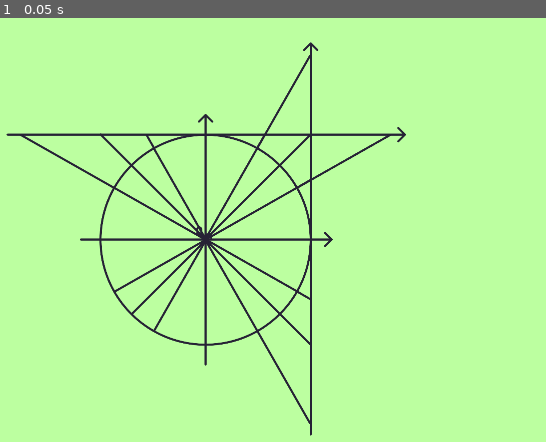
Above: before the commit, frame 1.
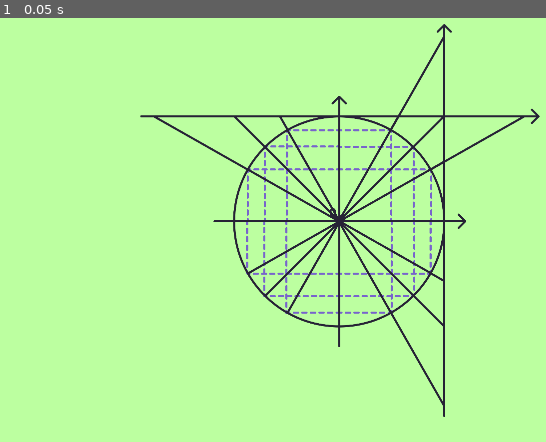
Above: after the commit, the same moment.

Repository: ellitomiko/tanga
Game: Godot game, scene res://scenes/SecondMode/second_mode.tscn
Two runs of this game, one before a commit and one after it. Both use one fixed random seed, a clock stepped at 60 frames per second and the inputs below. This scene is started directly instead of the project's main scene. The engine's default icon, where the game draws it, is replaced by a stand-in: a white triangle on a blue panel in a dark square.
Inputs:
- Up to frame 1 (0.05 s): no input

The runs differ from the first frame. In frame 1, 8.8% of the frame differs, in the area x 1-99%, y 1-99%.

Commit message:
тест изменений

Diff:
--- a/scenes/SecondMode/second_mode.tscn
+++ b/scenes/SecondMode/second_mode.tscn
@@ -62,364 +62,358 @@
 layout_mode = 2
 texture_normal = ExtResource("1_5hgqv")
 
-[node name="Objects" type="Node2D" parent="." unique_id=2042816511]
-position = Vector2(141, 250)
+[node name="ObjectsCircle" type="Node2D" parent="." unique_id=2042816511]
+position = Vector2(462, 206)
 scale = Vector2(0.5, 0.5)
-
-[node name="Outline" type="Node2D" parent="Objects" unique_id=1426074019]
+metadata/_edit_group_ = true
+
+[node name="Outline" type="Node2D" parent="ObjectsCircle" unique_id=1426074019]
 position = Vector2(801, 658)
 
-[node name="Links" type="Node2D" parent="Objects/Outline" unique_id=1626890630]
-visible = false
-
-[node name="Link30" type="Sprite2D" parent="Objects/Outline/Links" unique_id=1340056831]
+[node name="Links" type="Node2D" parent="ObjectsCircle/Outline" unique_id=1626890630]
+
+[node name="Link30" type="Sprite2D" parent="ObjectsCircle/Outline/Links" unique_id=1340056831]
 position = Vector2(220, -126)
 texture = ExtResource("3_38o57")
 
-[node name="Link45" type="Sprite2D" parent="Objects/Outline/Links" unique_id=1245269930]
+[node name="Link45" type="Sprite2D" parent="ObjectsCircle/Outline/Links" unique_id=1245269930]
 position = Vector2(176, -180)
 texture = ExtResource("4_i3k4g")
 
-[node name="Link60" type="Sprite2D" parent="Objects/Outline/Links" unique_id=2055606451]
+[node name="Link60" type="Sprite2D" parent="ObjectsCircle/Outline/Links" unique_id=2055606451]
 position = Vector2(122, -222)
 texture = ExtResource("5_ujg3q")
 
-[node name="Link120" type="Sprite2D" parent="Objects/Outline/Links" unique_id=1365005526]
+[node name="Link120" type="Sprite2D" parent="ObjectsCircle/Outline/Links" unique_id=1365005526]
 position = Vector2(-129, -222)
 texture = ExtResource("5_ujg3q")
 flip_h = true
 
-[node name="Link135" type="Sprite2D" parent="Objects/Outline/Links" unique_id=1528014319]
+[node name="Link135" type="Sprite2D" parent="ObjectsCircle/Outline/Links" unique_id=1528014319]
 position = Vector2(-182, -182)
 texture = ExtResource("4_i3k4g")
 flip_h = true
 
-[node name="Link150" type="Sprite2D" parent="Objects/Outline/Links" unique_id=2043903988]
+[node name="Link150" type="Sprite2D" parent="ObjectsCircle/Outline/Links" unique_id=2043903988]
 position = Vector2(-224, -126)
 texture = ExtResource("3_38o57")
 flip_h = true
 
-[node name="Link210" type="Sprite2D" parent="Objects/Outline/Links" unique_id=99087385]
+[node name="Link210" type="Sprite2D" parent="ObjectsCircle/Outline/Links" unique_id=99087385]
 position = Vector2(-226.5, 128)
 texture = ExtResource("3_38o57")
 flip_h = true
 flip_v = true
 
-[node name="Link225" type="Sprite2D" parent="Objects/Outline/Links" unique_id=2137000065]
+[node name="Link225" type="Sprite2D" parent="ObjectsCircle/Outline/Links" unique_id=2137000065]
 position = Vector2(-184.5, 181)
 texture = ExtResource("4_i3k4g")
 flip_h = true
 flip_v = true
 
-[node name="Link240" type="Sprite2D" parent="Objects/Outline/Links" unique_id=1415658142]
+[node name="Link240" type="Sprite2D" parent="ObjectsCircle/Outline/Links" unique_id=1415658142]
 position = Vector2(-131.5, 222)
 texture = ExtResource("5_ujg3q")
 flip_h = true
 flip_v = true
 
-[node name="Link300" type="Sprite2D" parent="Objects/Outline/Links" unique_id=620244957]
+[node name="Link300" type="Sprite2D" parent="ObjectsCircle/Outline/Links" unique_id=620244957]
 position = Vector2(123, 222)
 texture = ExtResource("5_ujg3q")
 flip_v = true
 
-[node name="Link315" type="Sprite2D" parent="Objects/Outline/Links" unique_id=474325238]
+[node name="Link315" type="Sprite2D" parent="ObjectsCircle/Outline/Links" unique_id=474325238]
 position = Vector2(179, 181)
 texture = ExtResource("4_i3k4g")
 flip_v = true
 
-[node name="Link330" type="Sprite2D" parent="Objects/Outline/Links" unique_id=1043544136]
+[node name="Link330" type="Sprite2D" parent="ObjectsCircle/Outline/Links" unique_id=1043544136]
 position = Vector2(216, 128)
 texture = ExtResource("3_38o57")
 flip_v = true
 
-[node name="TgctgAxis" type="Sprite2D" parent="Objects/Outline" unique_id=1906414626]
+[node name="TgctgAxis" type="Sprite2D" parent="ObjectsCircle/Outline" unique_id=1906414626]
 position = Vector2(0, -4)
 texture = ExtResource("6_53ctk")
 
-[node name="Circle" type="Sprite2D" parent="Objects/Outline" unique_id=1121911207]
+[node name="Circle" type="Sprite2D" parent="ObjectsCircle/Outline" unique_id=1121911207]
 texture = ExtResource("7_dnmx4")
 
-[node name="Quater1Lines" type="Sprite2D" parent="Objects/Outline" unique_id=1669811109]
+[node name="Quater1Lines" type="Sprite2D" parent="ObjectsCircle/Outline" unique_id=1669811109]
 position = Vector2(214, -219)
 texture = ExtResource("8_2byp0")
 
-[node name="Quater2Lines" type="Sprite2D" parent="Objects/Outline" unique_id=1690069079]
+[node name="Quater2Lines" type="Sprite2D" parent="ObjectsCircle/Outline" unique_id=1690069079]
 position = Vector2(-222, -219)
 texture = ExtResource("8_2byp0")
 flip_h = true
 
-[node name="Quater3Lines" type="Sprite2D" parent="Objects/Outline" unique_id=1799942445]
+[node name="Quater3Lines" type="Sprite2D" parent="ObjectsCircle/Outline" unique_id=1799942445]
 position = Vector2(-222, 220)
 texture = ExtResource("8_2byp0")
 flip_h = true
 flip_v = true
 
-[node name="Quater4Lines" type="Sprite2D" parent="Objects/Outline" unique_id=1343024026]
+[node name="Quater4Lines" type="Sprite2D" parent="ObjectsCircle/Outline" unique_id=1343024026]
 position = Vector2(214, 217)
 texture = ExtResource("8_2byp0")
 flip_v = true
 
-[node name="TgConnector1" type="Sprite2D" parent="Objects/Outline" unique_id=786491310]
+[node name="TgConnector1" type="Sprite2D" parent="ObjectsCircle/Outline" unique_id=786491310]
 position = Vector2(660, -377)
 texture = ExtResource("9_uml81")
 
-[node name="TgConnector-1" type="Sprite2D" parent="Objects/Outline" unique_id=298217855]
+[node name="TgConnector-1" type="Sprite2D" parent="ObjectsCircle/Outline" unique_id=298217855]
 position = Vector2(-668, -377)
 texture = ExtResource("9_uml81")
 flip_h = true
 
-[node name="TgConnector-2" type="Sprite2D" parent="Objects/Outline" unique_id=1444965811]
+[node name="TgConnector-2" type="Sprite2D" parent="ObjectsCircle/Outline" unique_id=1444965811]
 position = Vector2(-434, -432)
 texture = ExtResource("10_2pjt2")
 flip_h = true
 
-[node name="TgConnector3" type="Sprite2D" parent="Objects/Outline" unique_id=392498367]
+[node name="TgConnector3" type="Sprite2D" parent="ObjectsCircle/Outline" unique_id=392498367]
 position = Vector2(262, -471)
 texture = ExtResource("11_7t2b2")
 
-[node name="TgConnector-3" type="Sprite2D" parent="Objects/Outline" unique_id=622321589]
+[node name="TgConnector-3" type="Sprite2D" parent="ObjectsCircle/Outline" unique_id=622321589]
 position = Vector2(-269, -471)
 texture = ExtResource("11_7t2b2")
 flip_h = true
 
-[node name="CtgConnector1" type="Sprite2D" parent="Objects/Outline" unique_id=1168544260]
+[node name="CtgConnector1" type="Sprite2D" parent="ObjectsCircle/Outline" unique_id=1168544260]
 position = Vector2(373, -665)
 texture = ExtResource("12_juuw0")
 
-[node name="CtgConnector-1" type="Sprite2D" parent="Objects/Outline" unique_id=909819640]
+[node name="CtgConnector-1" type="Sprite2D" parent="ObjectsCircle/Outline" unique_id=909819640]
 position = Vector2(373, 663)
 texture = ExtResource("12_juuw0")
 flip_v = true
 
-[node name="CtgConnector3" type="Sprite2D" parent="Objects/Outline" unique_id=520865403]
+[node name="CtgConnector3" type="Sprite2D" parent="ObjectsCircle/Outline" unique_id=520865403]
 position = Vector2(471, -270)
 texture = ExtResource("13_ersj0")
 
-[node name="CtgConnector-2" type="Sprite2D" parent="Objects/Outline" unique_id=423225412]
+[node name="CtgConnector-2" type="Sprite2D" parent="ObjectsCircle/Outline" unique_id=423225412]
 position = Vector2(428, 432)
 texture = ExtResource("10_2pjt2")
 flip_v = true
 
-[node name="CtgConnector-3" type="Sprite2D" parent="Objects/Outline" unique_id=1489259115]
+[node name="CtgConnector-3" type="Sprite2D" parent="ObjectsCircle/Outline" unique_id=1489259115]
 position = Vector2(471, 269)
 texture = ExtResource("13_ersj0")
 flip_v = true
 
-[node name="CtgTgConnector2" type="Sprite2D" parent="Objects/Outline" unique_id=20458850]
+[node name="CtgTgConnector2" type="Sprite2D" parent="ObjectsCircle/Outline" unique_id=20458850]
 position = Vector2(428, -433)
 texture = ExtResource("10_2pjt2")
 
-[node name="Answers" type="Node2D" parent="Objects" unique_id=45698603]
-
-[node name="0" type="Node2D" parent="Objects/Answers" unique_id=1363186230]
+[node name="Answers" type="Node2D" parent="ObjectsCircle" unique_id=45698603]
 visible = false
 
-[node name="Answer0_tg" type="Sprite2D" parent="Objects/Answers/0" unique_id=1642509534]
+[node name="0" type="Node2D" parent="ObjectsCircle/Answers" unique_id=1363186230]
+
+[node name="Answer0_tg" type="Sprite2D" parent="ObjectsCircle/Answers/0" unique_id=1642509534]
 position = Vector2(798, 158)
 texture = ExtResource("14_ee6yn")
 
-[node name="Answer0" type="Sprite2D" parent="Objects/Answers/0" unique_id=72386642]
+[node name="Answer0" type="Sprite2D" parent="ObjectsCircle/Answers/0" unique_id=72386642]
 position = Vector2(798, 655)
 texture = ExtResource("14_ee6yn")
 
-[node name="Answer0_ctg" type="Sprite2D" parent="Objects/Answers/0" unique_id=587354029]
+[node name="Answer0_ctg" type="Sprite2D" parent="ObjectsCircle/Answers/0" unique_id=587354029]
 position = Vector2(1301, 658)
 texture = ExtResource("14_ee6yn")
 
-[node name="1" type="Node2D" parent="Objects/Answers" unique_id=82028043]
-visible = false
-
-[node name="Answer1_sin_90" type="Sprite2D" parent="Objects/Answers/1" unique_id=1824806486]
+[node name="1" type="Node2D" parent="ObjectsCircle/Answers" unique_id=82028043]
+
+[node name="Answer1_sin_90" type="Sprite2D" parent="ObjectsCircle/Answers/1" unique_id=1824806486]
 position = Vector2(799, 404)
 texture = ExtResource("15_cobwy")
 
-[node name="Answer1_cos_0" type="Sprite2D" parent="Objects/Answers/1" unique_id=1470736073]
+[node name="Answer1_cos_0" type="Sprite2D" parent="ObjectsCircle/Answers/1" unique_id=1470736073]
 position = Vector2(1051, 657)
 rotation = 1.5707964
 texture = ExtResource("15_cobwy")
 
-[node name="Answer1_tg_45" type="Sprite2D" parent="Objects/Answers/1" unique_id=104547381]
+[node name="Answer1_tg_45" type="Sprite2D" parent="ObjectsCircle/Answers/1" unique_id=104547381]
 position = Vector2(1303, 404)
 texture = ExtResource("15_cobwy")
 
-[node name="Answer1_ctg_45" type="Sprite2D" parent="Objects/Answers/1" unique_id=2002344283]
+[node name="Answer1_ctg_45" type="Sprite2D" parent="ObjectsCircle/Answers/1" unique_id=2002344283]
 position = Vector2(1051, 151)
 rotation = 1.5707964
 texture = ExtResource("15_cobwy")
 
-[node name="Answer-1_sin_270" type="Sprite2D" parent="Objects/Answers/1" unique_id=1346556374]
+[node name="Answer-1_sin_270" type="Sprite2D" parent="ObjectsCircle/Answers/1" unique_id=1346556374]
 position = Vector2(799, 912)
 texture = ExtResource("15_cobwy")
 
-[node name="Answer-1_cos_180" type="Sprite2D" parent="Objects/Answers/1" unique_id=609105861]
+[node name="Answer-1_cos_180" type="Sprite2D" parent="ObjectsCircle/Answers/1" unique_id=609105861]
 position = Vector2(546, 657)
 rotation = 1.5707964
 texture = ExtResource("15_cobwy")
 
-[node name="Answer-1_tg_315" type="Sprite2D" parent="Objects/Answers/1" unique_id=288678748]
+[node name="Answer-1_tg_315" type="Sprite2D" parent="ObjectsCircle/Answers/1" unique_id=288678748]
 position = Vector2(1303, 909)
 texture = ExtResource("15_cobwy")
 
-[node name="Answer-1_ctg_135" type="Sprite2D" parent="Objects/Answers/1" unique_id=1416450824]
+[node name="Answer-1_ctg_135" type="Sprite2D" parent="ObjectsCircle/Answers/1" unique_id=1416450824]
 position = Vector2(544, 151)
 rotation = 1.5707964
 texture = ExtResource("15_cobwy")
 
-[node name="1_2" type="Node2D" parent="Objects/Answers" unique_id=2042152814]
-visible = false
-
-[node name="Answer1_2_sin_30" type="Sprite2D" parent="Objects/Answers/1_2" unique_id=644795313]
+[node name="1_2" type="Node2D" parent="ObjectsCircle/Answers" unique_id=2042152814]
+
+[node name="Answer1_2_sin_30" type="Sprite2D" parent="ObjectsCircle/Answers/1_2" unique_id=644795313]
 position = Vector2(1237, 533)
 texture = ExtResource("16_0om8d")
 
-[node name="Answer1_2_sin_150" type="Sprite2D" parent="Objects/Answers/1_2" unique_id=1853929769]
+[node name="Answer1_2_sin_150" type="Sprite2D" parent="ObjectsCircle/Answers/1_2" unique_id=1853929769]
 position = Vector2(357, 533)
 texture = ExtResource("16_0om8d")
 
-[node name="Answer-1_2_sin_210" type="Sprite2D" parent="Objects/Answers/1_2" unique_id=1878558258]
+[node name="Answer-1_2_sin_210" type="Sprite2D" parent="ObjectsCircle/Answers/1_2" unique_id=1878558258]
 position = Vector2(357, 780)
 texture = ExtResource("16_0om8d")
 
-[node name="Answer-1_2_sin_330" type="Sprite2D" parent="Objects/Answers/1_2" unique_id=847917747]
+[node name="Answer-1_2_sin_330" type="Sprite2D" parent="ObjectsCircle/Answers/1_2" unique_id=847917747]
 position = Vector2(1237, 780)
 texture = ExtResource("16_0om8d")
 
-[node name="Answer1_2_cos_60" type="Sprite2D" parent="Objects/Answers/1_2" unique_id=2128704379]
+[node name="Answer1_2_cos_60" type="Sprite2D" parent="ObjectsCircle/Answers/1_2" unique_id=2128704379]
 position = Vector2(923, 217)
 rotation = 1.5707964
 texture = ExtResource("16_0om8d")
 
-[node name="Answer-1_2_cos_120" type="Sprite2D" parent="Objects/Answers/1_2" unique_id=972665679]
+[node name="Answer-1_2_cos_120" type="Sprite2D" parent="ObjectsCircle/Answers/1_2" unique_id=972665679]
 position = Vector2(671, 217)
 rotation = 1.5707964
 texture = ExtResource("16_0om8d")
 
-[node name="Answer-1_2_cos_240" type="Sprite2D" parent="Objects/Answers/1_2" unique_id=68721462]
+[node name="Answer-1_2_cos_240" type="Sprite2D" parent="ObjectsCircle/Answers/1_2" unique_id=68721462]
 position = Vector2(671, 1095)
 rotation = 1.5707964
 texture = ExtResource("16_0om8d")
 
-[node name="Answer1_2_cos_300" type="Sprite2D" parent="Objects/Answers/1_2" unique_id=711950026]
+[node name="Answer1_2_cos_300" type="Sprite2D" parent="ObjectsCircle/Answers/1_2" unique_id=711950026]
 position = Vector2(923, 1095)
 rotation = 1.5707964
 texture = ExtResource("16_0om8d")
 
-[node name="sqr2_2" type="Node2D" parent="Objects/Answers" unique_id=260351111]
-visible = false
-
-[node name="Answer_sqr2_2_sin_45" type="Sprite2D" parent="Objects/Answers/sqr2_2" unique_id=1227262554]
+[node name="sqr2_2" type="Node2D" parent="ObjectsCircle/Answers" unique_id=260351111]
+
+[node name="Answer_sqr2_2_sin_45" type="Sprite2D" parent="ObjectsCircle/Answers/sqr2_2" unique_id=1227262554]
 position = Vector2(1158, 477)
 texture = ExtResource("17_3bcne")
 
-[node name="Answer_sqr2_2_sin_135" type="Sprite2D" parent="Objects/Answers/sqr2_2" unique_id=1017026596]
+[node name="Answer_sqr2_2_sin_135" type="Sprite2D" parent="ObjectsCircle/Answers/sqr2_2" unique_id=1017026596]
 position = Vector2(440, 477)
 texture = ExtResource("17_3bcne")
 
-[node name="Answer-sqr2_2_sin_225" type="Sprite2D" parent="Objects/Answers/sqr2_2" unique_id=1710864142]
+[node name="Answer-sqr2_2_sin_225" type="Sprite2D" parent="ObjectsCircle/Answers/sqr2_2" unique_id=1710864142]
 position = Vector2(440, 835)
 texture = ExtResource("17_3bcne")
 
-[node name="Answer-sqr2_2_sin_315" type="Sprite2D" parent="Objects/Answers/sqr2_2" unique_id=194504221]
+[node name="Answer-sqr2_2_sin_315" type="Sprite2D" parent="ObjectsCircle/Answers/sqr2_2" unique_id=194504221]
 position = Vector2(1158, 835)
 texture = ExtResource("17_3bcne")
 
-[node name="Answer_sqr2_2_cos_45" type="Sprite2D" parent="Objects/Answers/sqr2_2" unique_id=570938838]
+[node name="Answer_sqr2_2_cos_45" type="Sprite2D" parent="ObjectsCircle/Answers/sqr2_2" unique_id=570938838]
 position = Vector2(978, 296)
 rotation = 1.5707964
 texture = ExtResource("17_3bcne")
 
-[node name="Answer-sqr2_2_cos_135" type="Sprite2D" parent="Objects/Answers/sqr2_2" unique_id=747731034]
+[node name="Answer-sqr2_2_cos_135" type="Sprite2D" parent="ObjectsCircle/Answers/sqr2_2" unique_id=747731034]
 position = Vector2(618, 296)
 rotation = 1.5707964
 texture = ExtResource("17_3bcne")
 
-[node name="Answer-sqr2_2_cos_225" type="Sprite2D" parent="Objects/Answers/sqr2_2" unique_id=1403956267]
+[node name="Answer-sqr2_2_cos_225" type="Sprite2D" parent="ObjectsCircle/Answers/sqr2_2" unique_id=1403956267]
 position = Vector2(618, 1014)
 rotation = 1.5707964
 texture = ExtResource("17_3bcne")
 
-[node name="Answer_sqr2_2_cos_315" type="Sprite2D" parent="Objects/Answers/sqr2_2" unique_id=1327585549]
+[node name="Answer_sqr2_2_cos_315" type="Sprite2D" parent="ObjectsCircle/Answers/sqr2_2" unique_id=1327585549]
 position = Vector2(977, 1014)
 rotation = 1.5707964
 texture = ExtResource("17_3bcne")
 
-[node name="sqr3_2" type="Node2D" parent="Objects/Answers" unique_id=917559040]
-visible = false
-
-[node name="Answer_sqr3_2_sin_60" type="Sprite2D" parent="Objects/Answers/sqr3_2" unique_id=679477143]
+[node name="sqr3_2" type="Node2D" parent="ObjectsCircle/Answers" unique_id=917559040]
+
+[node name="Answer_sqr3_2_sin_60" type="Sprite2D" parent="ObjectsCircle/Answers/sqr3_2" unique_id=679477143]
 position = Vector2(1049, 435)
 texture = ExtResource("18_fdj2n")
 
-[node name="Answer_sqr3_2_sin_120" type="Sprite2D" parent="Objects/Answers/sqr3_2" unique_id=706446764]
+[node name="Answer_sqr3_2_sin_120" type="Sprite2D" parent="ObjectsCircle/Answers/sqr3_2" unique_id=706446764]
 position = Vector2(545, 435)
 texture = ExtResource("18_fdj2n")
 
-[node name="Answer-sqr3_2_sin_240" type="Sprite2D" parent="Objects/Answers/sqr3_2" unique_id=2072784606]
+[node name="Answer-sqr3_2_sin_240" type="Sprite2D" parent="ObjectsCircle/Answers/sqr3_2" unique_id=2072784606]
 position = Vector2(545, 876)
 texture = ExtResource("18_fdj2n")
 
-[node name="Answer-sqr3_2_sin_300" type="Sprite2D" parent="Objects/Answers/sqr3_2" unique_id=897093841]
+[node name="Answer-sqr3_2_sin_300" type="Sprite2D" parent="ObjectsCircle/Answers/sqr3_2" unique_id=897093841]
 position = Vector2(1049, 876)
 texture = ExtResource("18_fdj2n")
 
-[node name="Answer_sqr3_2_cos_30" type="Sprite2D" parent="Objects/Answers/sqr3_2" unique_id=1806834137]
+[node name="Answer_sqr3_2_cos_30" type="Sprite2D" parent="ObjectsCircle/Answers/sqr3_2" unique_id=1806834137]
 position = Vector2(1017, 406)
 rotation = 1.5707964
 texture = ExtResource("18_fdj2n")
 
-[node name="Answer_sqr3_2_cos_330" type="Sprite2D" parent="Objects/Answers/sqr3_2" unique_id=1149560643]
+[node name="Answer_sqr3_2_cos_330" type="Sprite2D" parent="ObjectsCircle/Answers/sqr3_2" unique_id=1149560643]
 position = Vector2(1017, 912)
 rotation = 1.5707964
 texture = ExtResource("18_fdj2n")
 
-[node name="Answer-sqr3_2_cos_150" type="Sprite2D" parent="Objects/Answers/sqr3_2" unique_id=1473197587]
+[node name="Answer-sqr3_2_cos_150" type="Sprite2D" parent="ObjectsCircle/Answers/sqr3_2" unique_id=1473197587]
 position = Vector2(579, 406)
 rotation = 1.5707964
 texture = ExtResource("18_fdj2n")
 
-[node name="Answer-sqr3_2_cos_210" type="Sprite2D" parent="Objects/Answers/sqr3_2" unique_id=2029336544]
+[node name="Answer-sqr3_2_cos_210" type="Sprite2D" parent="ObjectsCircle/Answers/sqr3_2" unique_id=2029336544]
 position = Vector2(579, 912)
 rotation = 1.5707964
 texture = ExtResource("18_fdj2n")
 
-[node name="1_sqr3" type="Node2D" parent="Objects/Answers" unique_id=1785820706]
-visible = false
-
-[node name="Answer_1_sqr3_tg_30_210" type="Sprite2D" parent="Objects/Answers/1_sqr3" unique_id=22585958]
+[node name="1_sqr3" type="Node2D" parent="ObjectsCircle/Answers" unique_id=1785820706]
+
+[node name="Answer_1_sqr3_tg_30_210" type="Sprite2D" parent="ObjectsCircle/Answers/1_sqr3" unique_id=22585958]
 position = Vector2(1305, 510)
 texture = ExtResource("19_r3135")
 
-[node name="Answer-1_sqr3_tg_150_330" type="Sprite2D" parent="Objects/Answers/1_sqr3" unique_id=814788633]
+[node name="Answer-1_sqr3_tg_150_330" type="Sprite2D" parent="ObjectsCircle/Answers/1_sqr3" unique_id=814788633]
 position = Vector2(1305, 802)
 texture = ExtResource("19_r3135")
 
-[node name="Answer_1_sqr3_сtg_60_240" type="Sprite2D" parent="Objects/Answers/1_sqr3" unique_id=1995483323]
+[node name="Answer_1_sqr3_сtg_60_240" type="Sprite2D" parent="ObjectsCircle/Answers/1_sqr3" unique_id=1995483323]
 position = Vector2(939, 153)
 rotation = 1.5707964
 texture = ExtResource("19_r3135")
 
-[node name="Answer-1_sqr3_сtg_120_300" type="Sprite2D" parent="Objects/Answers/1_sqr3" unique_id=211564629]
+[node name="Answer-1_sqr3_сtg_120_300" type="Sprite2D" parent="ObjectsCircle/Answers/1_sqr3" unique_id=211564629]
 position = Vector2(657, 153)
 rotation = 1.5707964
 texture = ExtResource("19_r3135")
 
-[node name="sqr3" type="Node2D" parent="Objects/Answers" unique_id=1733142947]
-visible = false
-
-[node name="Answer_sqr3_tg_60_240" type="Sprite2D" parent="Objects/Answers/sqr3" unique_id=1996299092]
+[node name="sqr3" type="Node2D" parent="ObjectsCircle/Answers" unique_id=1733142947]
+
+[node name="Answer_sqr3_tg_60_240" type="Sprite2D" parent="ObjectsCircle/Answers/sqr3" unique_id=1996299092]
 position = Vector2(1302, 213)
 texture = ExtResource("20_jepjo")
 
-[node name="Answer-sqr3_tg_120_300" type="Sprite2D" parent="Objects/Answers/sqr3" unique_id=2042031275]
+[node name="Answer-sqr3_tg_120_300" type="Sprite2D" parent="ObjectsCircle/Answers/sqr3" unique_id=2042031275]
 position = Vector2(1302, 1100)
 texture = ExtResource("20_jepjo")
 
-[node name="Answer_sqr3_ctg_30_210" type="Sprite2D" parent="Objects/Answers/sqr3" unique_id=1145104304]
+[node name="Answer_sqr3_ctg_30_210" type="Sprite2D" parent="ObjectsCircle/Answers/sqr3" unique_id=1145104304]
 position = Vector2(1241, 152)
 rotation = 1.5707964
 texture = ExtResource("20_jepjo")
 
-[node name="Answer-sqr3_ctg_150_330" type="Sprite2D" parent="Objects/Answers/sqr3" unique_id=1637303704]
+[node name="Answer-sqr3_ctg_150_330" type="Sprite2D" parent="ObjectsCircle/Answers/sqr3" unique_id=1637303704]
 position = Vector2(354, 152)
 rotation = 1.5707964
 texture = ExtResource("20_jepjo")
